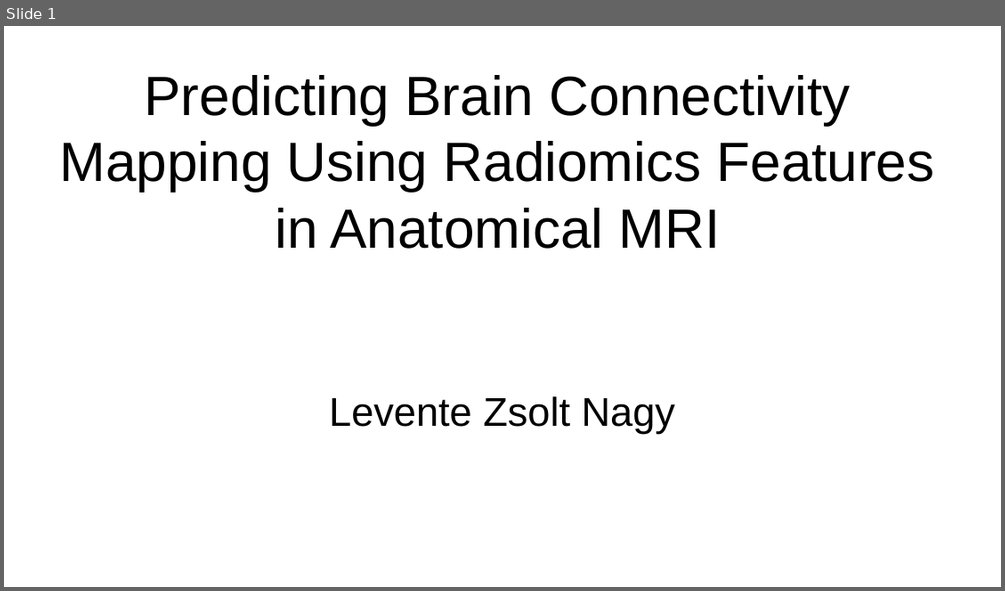
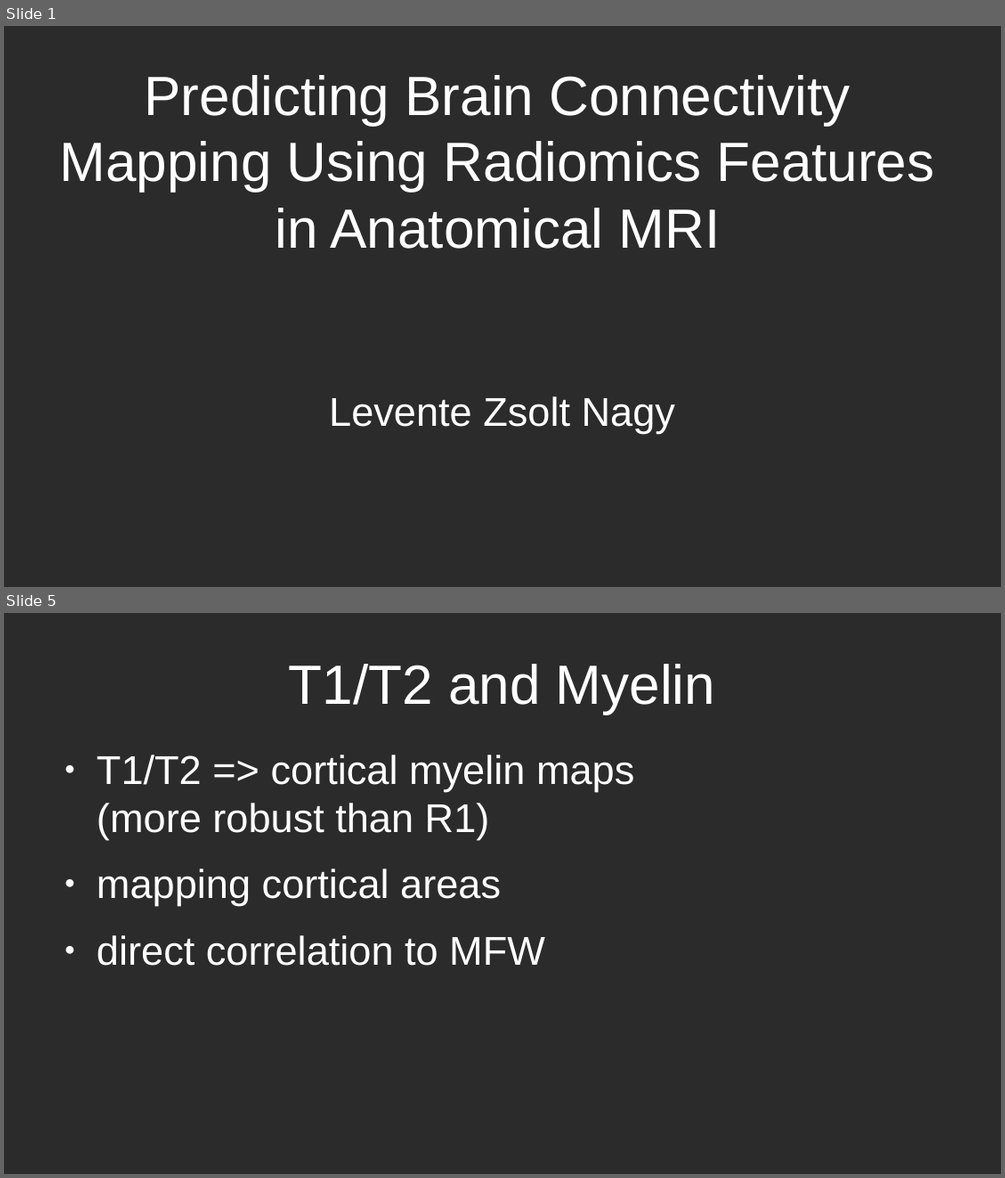
Before and after one commit to nlevi-dev/UPC-MasterThesis, a slide deck: Presentation.odp. Shown one above the other, each under a label of ours: slide 1 before the commit, slides 1 and 5 after it; the slides between them are not shown. The pictures are 1005x591 and 1005x1178 pixels, drawn with LibreOffice and Linux fonts; fonts in the diff are those of the drawing; background and template pictures are left out; a plain dark background stands for a picture behind light text. Boxes give left, top, right and bottom in pixels: in the first picture for what was removed or moved away, otherwise in the second. Text is boxed around its words. In the diff, an @@ line names an element or a change of style, - is before the commit and + after.

```diff
--- a/Presentation.odp
+++ b/Presentation.odp
@@ slide 5 added at (x1=4, y1=613, x2=1001, y2=1174), background picture (left out) @@
@@ title added at (x1=289, y1=664, x2=715, y2=714), 44 pt, text #FFFFFF @@
+T1/T2 and Myelin
@@ text added at (x1=97, y1=755, x2=634, y2=965), 32 pt, text #FFFFFF @@
+● T1/T2 => cortical myelin maps
+  (more robust than R1)
+● mapping cortical areas
+● direct correlation to MFW
@@ slide 1 changed as well @@
@@ background #FFFFFF to picture (left out) @@
@@ title "Predicting Brain Connectivity Mapping Using ..." at (x1=60, y1=75, x2=935, y2=248): text colour #000000 to #FFFFFF @@
@@ subtitle "Levente Zsolt Nagy" at (x1=329, y1=396, x2=675, y2=434): text colour #000000 to #FFFFFF @@
```
Also in this commit, not shown: 24 other slides added, 1 slide removed.
